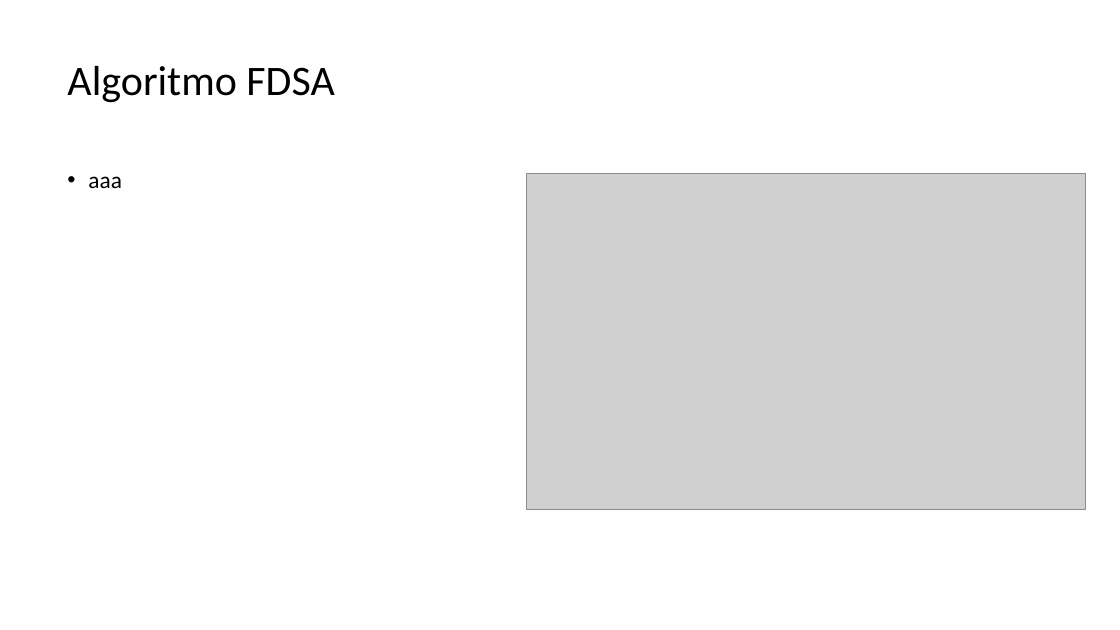
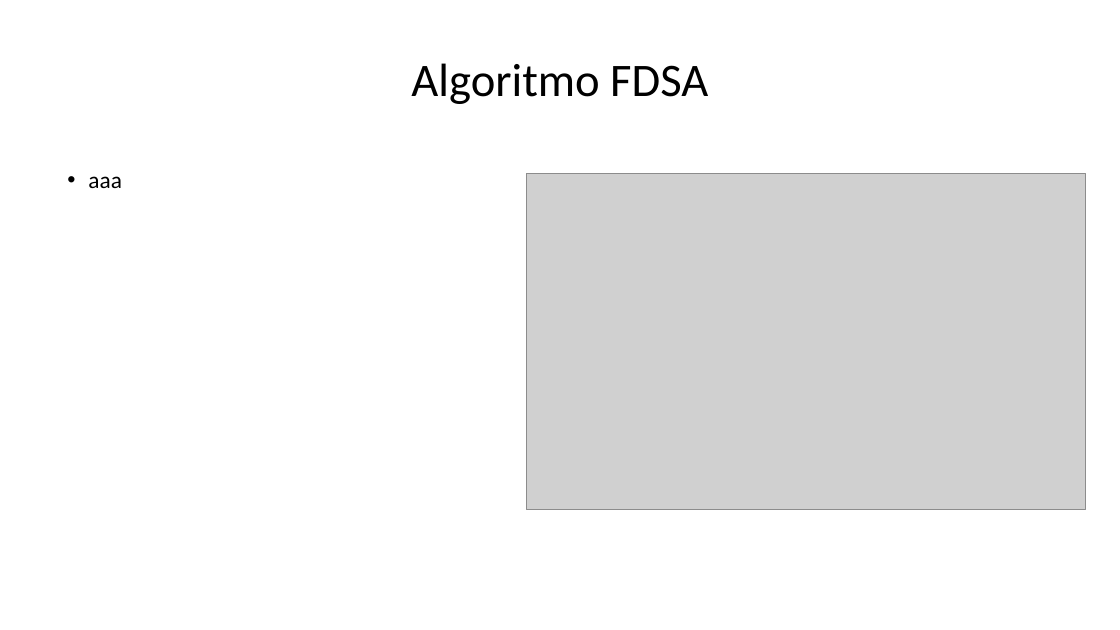
Before and after one commit to af20/mds_decision_making, a slide deck: slide 10 of R/Decision Making slides.pptx (slide 9 before the commit). Drawn at 1120x630 pixels with LibreOffice and Linux fonts; fonts in the diff are those of the drawing; grey boxes stand for pictures. Boxes give left, top, right and bottom in pixels: in the first picture for what was removed or moved away, otherwise in the second. Text is boxed around its words. In the diff, an @@ line names an element or a change of style, - is before the commit and + after.

```diff
--- a/R/Decision Making slides.pptx
+++ b/R/Decision Making slides.pptx
@@ title "Algoritmo FDSA" at bbox=[411, 63, 708, 104]: size 36 to 40 pt; alignment left to centre @@
```
Also in this commit, not shown: 9 other slides changed, 1 slide added, 1 other file.
